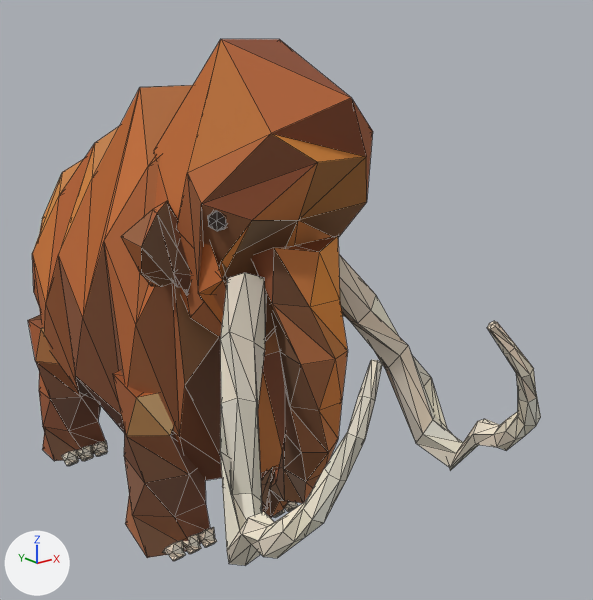
The glTF model assets/models/woolly_mammoth_6view.glb: old version first, new version second.
Both versions are drawn from a 50 mm camera at (-3.33, -6.09, 3.88) aimed at (0.55, -1.25, 1.95). Arrows for +X, +Y and +Z are at lower left; the lights stay in place. The older version comes first. Mesh edges are drawn as thin lines. Vertices at exactly the same position are counted once.

Before the edit, the objects in view are built like this:
```python
me_woolly_mammoth_mesh = bpy.data.meshes.new('woolly_mammoth_mesh')
me_woolly_mammoth_mesh.from_pydata(...)  # 800 vertices, 1496 faces; spans x -1.08..1.08, y -3.35..1.83, z -0.01..3.9
me_woolly_mammoth_mesh.materials.append(mat_woolly_mammoth_walkabout_cel_mat)
ob_woolly_mammoth_walkabout_6view = bpy.data.objects.new('woolly_mammoth_walkabout_6view', me_woolly_mammoth_mesh)
ob_woolly_mammoth_walkabout_6view.location = (0.0, 0.0, 0.0)
```
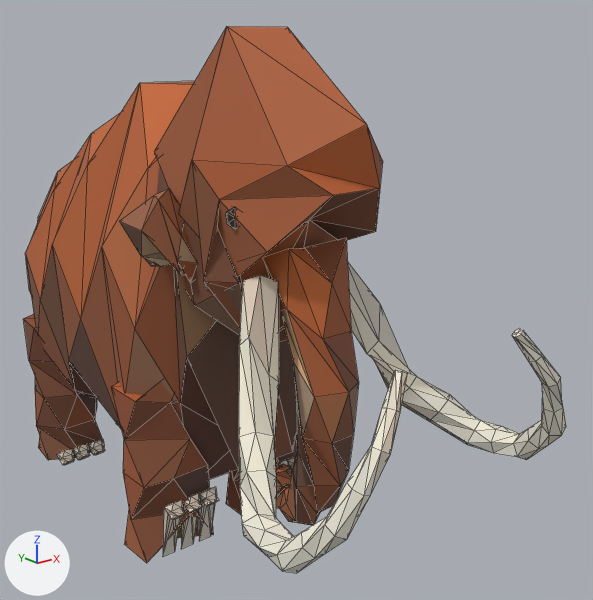
What differs and where, as boxes [x1, y1, x2, y2] in the pictures (593 x 600 px; the box of a moved part takes in the faces that stretch with it):
'woolly_mammoth_walkabout_6view', reshaped, recoloured
    before: [28, 39, 541, 566]
    after: [23, 26, 566, 573]
part 1 of me_woolly_mammoth_mesh, moved or reshaped
    before: [208, 211, 227, 231]
    after: [226, 207, 238, 229]
part 2 of me_woolly_mammoth_mesh, moved or reshaped
    before: [62, 450, 79, 466]
    after: [57, 448, 75, 465]
part 3 of me_woolly_mammoth_mesh, moved or reshaped
    before: [77, 445, 93, 461]
    after: [73, 444, 90, 460]
part 4 of me_woolly_mammoth_mesh, moved or reshaped
    before: [92, 441, 108, 456]
    after: [88, 439, 105, 455]
part 5 of me_woolly_mammoth_mesh, moved or reshaped
    before: [28, 39, 541, 566]
    after: [23, 26, 566, 573]
part 6 of me_woolly_mammoth_mesh, recoloured
    before: [29, 39, 373, 558]
    after: [23, 26, 383, 563]
part 7 of me_woolly_mammoth_mesh, recoloured
    before: [62, 254, 541, 566]
    after: [57, 263, 566, 573]
part 8 of me_woolly_mammoth_mesh, recoloured
    before: [28, 39, 367, 517]
    after: [24, 27, 380, 559]

What changed in the scene script:
```text
Change me_woolly_mammoth_mesh:
    used by ob_woolly_mammoth_walkabout_6view; location = (0.0, 0.0, 0.0)
    remove me_woolly_mammoth_mesh.from_pydata(...)  # 800 vertices, 1496 faces; spans x -1.08..1.08, y -3.35..1.83, z -0.01..3.9
    add me_woolly_mammoth_mesh.from_pydata(...)  # 800 vertices, 1496 faces; spans x -1.08..1.08, y -3.54..1.94, z -0.01..3.98
    me_woolly_mammoth_mesh part 1: the loose piece of 20 vertices spanning x -0.62..-0.47, y -1.91..-1.78, z 2.75..2.9 is moved by (0.06, -0.1, 0.03)
    me_woolly_mammoth_mesh part 2: the loose piece of 17 vertices spanning x -0.66..-0.5, y 0.75..0.9, z -0.01..0.14 is moved by (-0.03, 0.05, 0.0)
    me_woolly_mammoth_mesh part 3: the loose piece of 17 vertices spanning x -0.51..-0.35, y 0.75..0.9, z -0.01..0.14 is moved by (-0.02, 0.05, 0.0)
    me_woolly_mammoth_mesh part 4: the loose piece of 17 vertices spanning x -0.35..-0.2, y 0.75..0.9, z -0.01..0.14 is moved by (-0.01, 0.05, 0.0)
    me_woolly_mammoth_mesh part 5: 638 of 800 vertices moved; they spanned x -1.08..1.08, y -3.35..1.73, z -0.01..3.9 and now span x -1.08..1.08, y -3.54..1.83, z 0.01..3.98; mean shift (0.0, -0.07, 0.08); largest move (-0.59, -1.14, -0.01) -> (-0.61, -1.2, 0.4)
    me_woolly_mammoth_mesh part 6: 595 faces centred in x -0.87..0.85, y -2.34..1.81, z 0.01..3.79 are repainted in the vertex colours; the middle colour goes from brown #72492d to brown #6f4937
    me_woolly_mammoth_mesh part 7: 672 faces centred in x -1.06..1.06, y -3.34..0.88, z 0.0..2.42 are repainted in the vertex colours; the middle colour goes from pale yellow #dfd2be to pale yellow #dfd1c0
    me_woolly_mammoth_mesh part 8: 225 faces centred in x -0.85..0.87, y -2.32..1.72, z 0.01..3.65 are repainted in the vertex colours; the middle colour goes from orange #b96d33 to brown #895437
    other edits to the shape of me_woolly_mammoth_mesh do not show in these pictures
```
